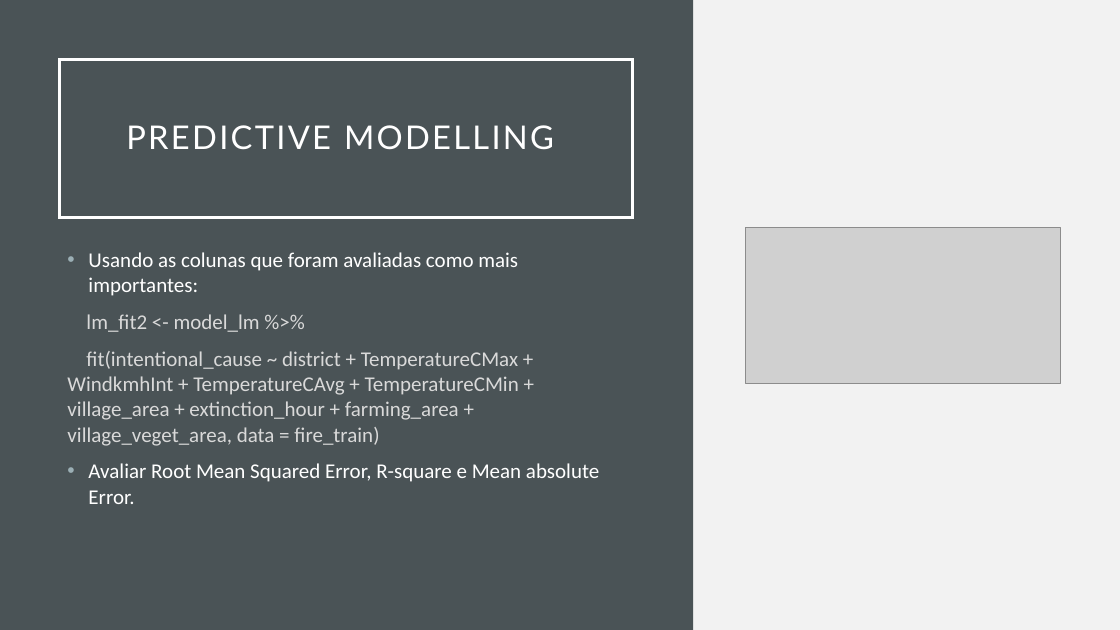
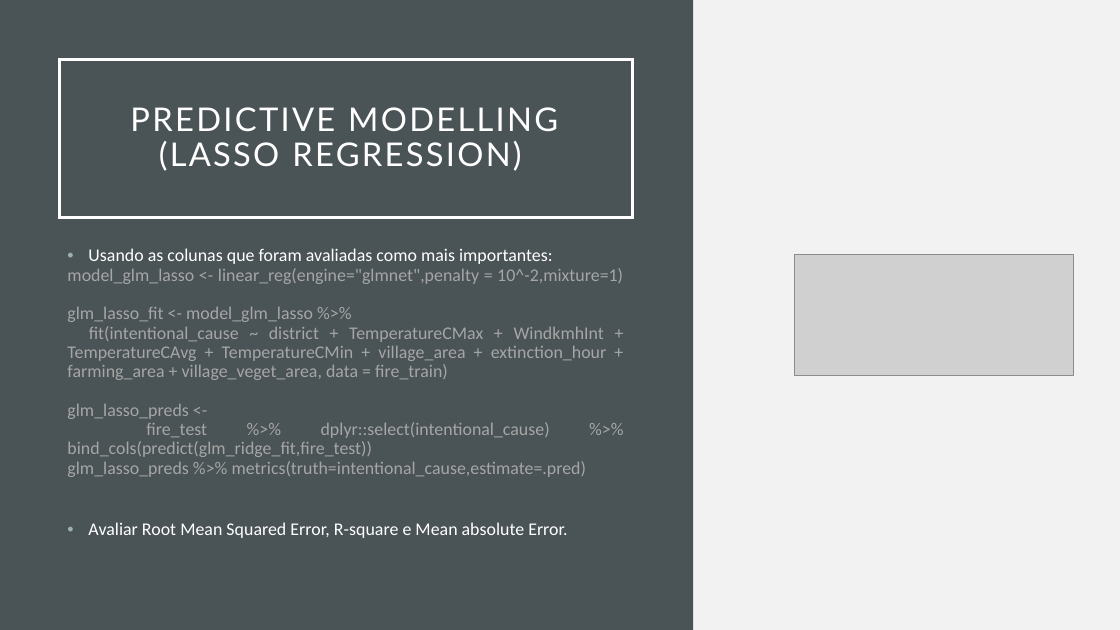
Before and after one commit to wesdpre/DM_2022_2023_proj, a slide deck: slide 10 of presentation/DMI_presentattion.pptx (slide 9 before the commit). Drawn at 1120x630 pixels with LibreOffice and Linux fonts; fonts in the diff are those of the drawing; grey boxes stand for pictures. Boxes give left, top, right and bottom in pixels: in the first picture for what was removed or moved away, otherwise in the second. Text is boxed around its words. In the diff, an @@ line names an element or a change of style, - is before the commit and + after.

```diff
--- a/presentation/DMI_presentattion.pptx
+++ b/presentation/DMI_presentattion.pptx
@@ title at box(130, 107, 558, 171): text changed @@
-PREDICTIVE MODELLING
+PREDICTIVE MODELLING
+(LASSO REGRESSION)
@@ text at box(67, 268, 623, 322): text changed; size 18 to 15.3 pt; text colour #D9D9D9 to #A6A6A6 @@
-lm_fit2 <- model_lm %>%
+model_glm_lasso <- linear_reg(engine="glmnet",penalty = 10^-2,mixture=1)
+glm_lasso_fit <- model_glm_lasso %>%
@@ text at box(67, 248, 607, 538): size 18 to 15.3 pt in "Usando as colunas que foram avaliadas como ...", "fit(intentional_cause ~ district + TemperatureCMax + Windkmh ...", "Avaliar Root Mean Squared Error, R-square e ..."; text colour #D9D9D9 to #A6A6A6 in "fit(intentional_cause ~ district + TemperatureCMax + Windkmh ..."; line spacing 1 to 0.9; alignment left to justified; less space between paragraphs @@
@@ picture: place and size @@
-picture at box(746, 228, 1061, 384)
+picture at box(795, 255, 1074, 376)
@@ text at box(67, 404, 586, 477): paragraphs added @@
+glm_lasso_preds <-
+fire_test %>% dplyr::select(intentional_cause) %>% bind_cols(predict(glm_ridge_fit,fire_test))
+glm_lasso_preds %>% metrics(truth=intentional_cause,estimate=.pred)
```
Also in this commit, not shown: 1 other slide changed, 1 slide added, 8 other files.
